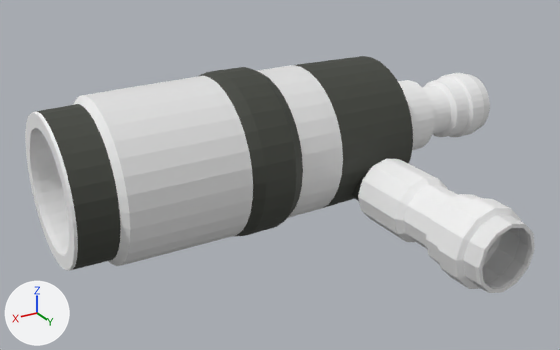
The FBX model Assets/3D_Modell/pumpe.fbx, before and after one commit.
One viewpoint serves both versions: a 50 mm camera at (7.63, 9.41, 6.14) aimed at (1.31, -1.13, 0.88). Arrows for +X, +Y and +Z are at lower left; the lights stay in place. Where no turn or scale is listed for an object, it has been applied to the vertices.
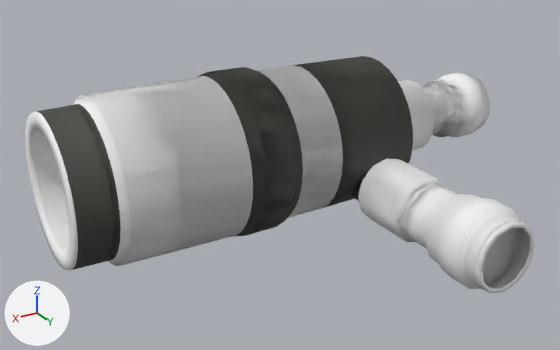
The newer file is also turned or shifted as a whole; pictures and numbers use the older file's frame.

What the commit changed:
me_circle_001 is used by ob_circle; location (-4.07, -2.19, 1.0).
me_circle_001 had 2242 vertices, 2248 faces and spanned x 0.01..9.06, y -1.5..4.51, z -1.5..1.5.
me_circle_001 now has 3327 vertices, 3456 faces and spans x 0.01..9.06, y -1.5..4.51, z -1.5..1.5.
me_circle_001 part 1: 1085 vertices added at x 0.01..9.06, y -1.5..4.51, z -1.5..1.5.
me_circle_001 part 2: the surface is now shaded smooth.

Pixel boxes (x1, y1, x2, y2) of what changed, in the pictures (560 x 350 px):
part 1 of me_circle_001, added: after (29, 56, 532, 293)
